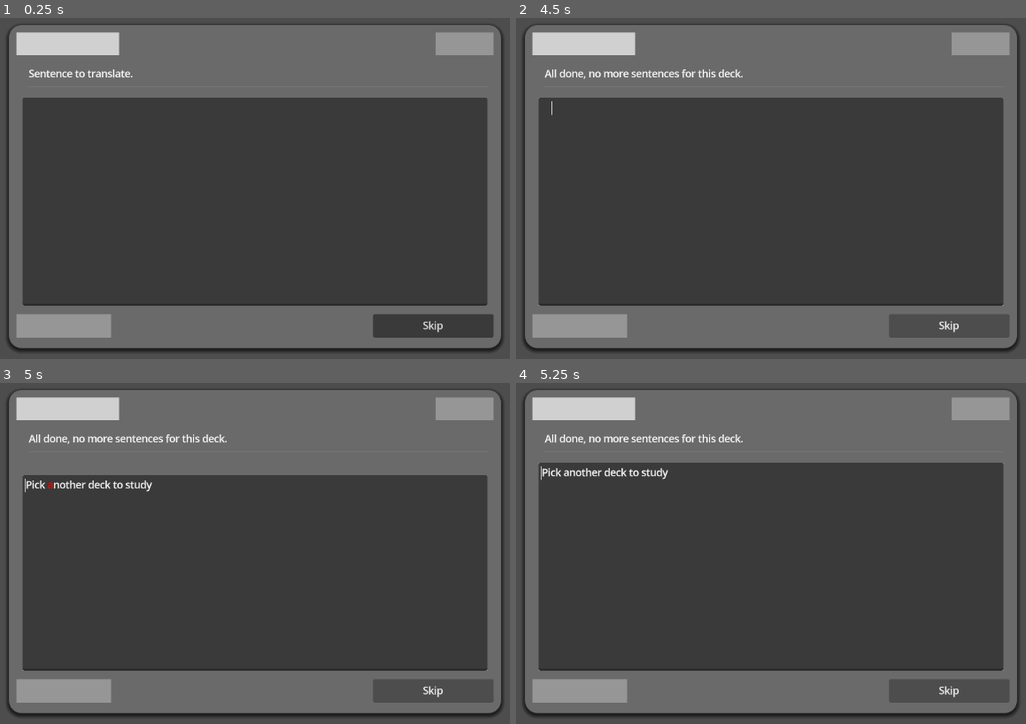
Above: before the commit, frames 1-4 (two rows, left to right).
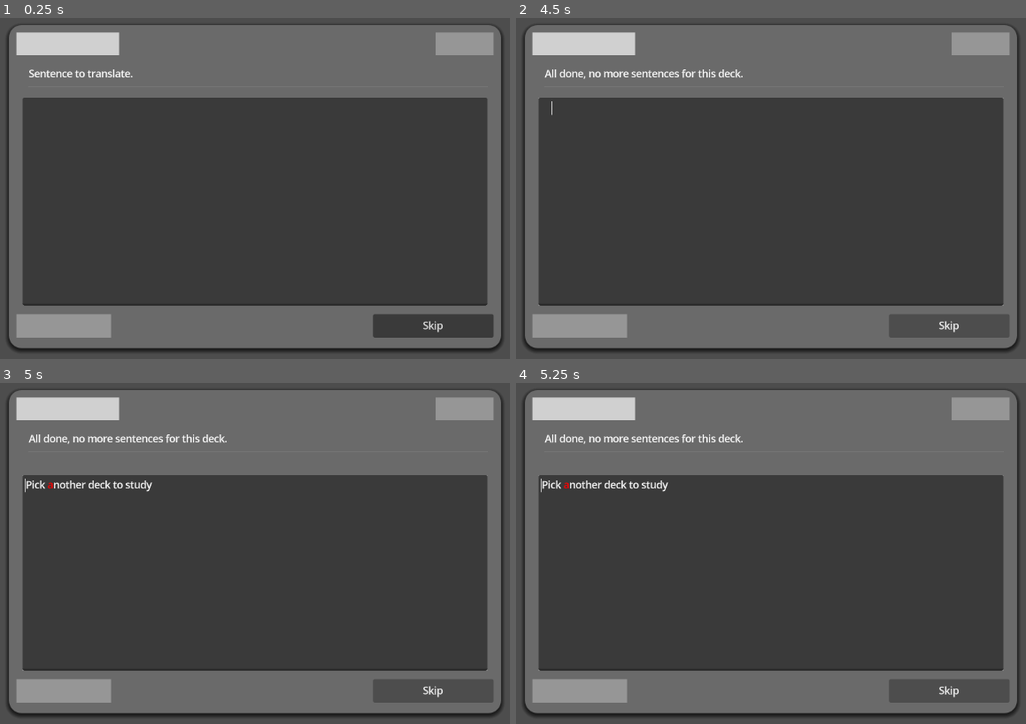
Above: after the commit, the same moments.

Repository: Zombeescott/Sentencevist
Game: Godot game, scene res://Scenes/translation_page.tscn
The game is run twice, just before and just after one commit, with the same random seed, the same clock (stepped at 60 frames per second) and the same inputs. This scene is started directly instead of the project's main scene.
Inputs (mouse positions are in pixels of both pictures, inside the frame that each line leads up to):
- Up to frame 1 (0.25 s): no input
- Up to frame 2 (4.5 s): click (771, 202) at 0.52 s; type "Alex" at 0.6 s; click "Skip" at 1.25 s; click "Skip" at 2 s; click "Skip" at 2.75 s; tap Enter (enter) at 3.5, 3.6 s; tap Tab (tab, bound only after the commit) at 3.8, 4.35 s; tap Space at 4.25 s
- Up to frame 3 (5 s): tap Enter (enter) at 4.55 s
- Up to frame 4 (5.25 s): tap Enter (enter) at 5, 5.1 s

Frames 1-3 are identical in both runs. In frame 4, 3.6% of the frame differs, in the area x 4-96%, y 23-33%.

Commit message:
bug fix with no mistake mode

Diff:
--- a/Scripts/Autoloads/global.gd
+++ b/Scripts/Autoloads/global.gd
@@ -5,7 +5,8 @@
 var user_progress: Array
 
 func _ready() -> void:
-	set_screen_size()
+	pass
+	#set_screen_size()
 
 
 # Set the screen size
--- a/Scripts/translation_page.gd
+++ b/Scripts/translation_page.gd
@@ -46,6 +46,11 @@
 		else:
 			answer_feedback(check_answer())
 
+	if Input.is_action_just_pressed("tab") and use_prev_ans:
+		if text_block.text == "":
+			await get_tree().process_frame
+			text_block.text = prev_ans_label.text
+
 	if event is InputEventKey and event.pressed:
 		if wrong_state or correct_state:
 			prevent_change()
@@ -70,7 +75,7 @@
 	if deck_method == 1 and !saved_words.has(current_native):
 		# Save for user to retry
 		saved_words.append(current_native)
-	if use_prev_ans:
+	if use_prev_ans and text_block.text != "":
 		prev_ans_label.text = text_block.text
 
 	return false
@@ -90,6 +95,9 @@
 
 
 func change_text_color(user_input: String, correct_text: String) -> String:
+	if user_input == "" and prev_ans_label.text != "":
+		# Let user check what was wrong again
+		user_input = prev_ans_label.text
 	var user_words = user_input.split(" ")
 	var correct_words = correct_text.split(" ")
 	var result = ""
@@ -122,7 +130,7 @@
 			result += "%s" % correct_letter
 		elif user_letter != "" and correct_letter == "":
 			# Extra letter
-			result += "[color=red]%s[/color]" % correct_letter
+			result += "[color=light_blue]%s[/color]" % user_letter
 		elif user_letter == correct_letter:
 			# Correct letter
 			result += "[color=lime_green]%s[/color]" % correct_letter
@@ -148,12 +156,13 @@
 		if retry_counter > 0 and more_sents:
 			# when counter hits zero, review words
 			retry_counter -= 1
-		else:
+
+		if retry_counter == 0 || !more_sents:
 			curr = saved_words.pop_front()
-			if saved_words.size() > 0:
+			if saved_words.size() <= 0:
 				retry_counter = RETRY_NUM
 
-	if retry_counter > 0 and more_sents: # Default method
+	if retry_counter != 0 and more_sents: # Default method
 		match deck_order:
 			0: # In order
 				curr = sentence_keys.pop_front()
--- a/project.godot
+++ b/project.godot
@@ -38,3 +38,8 @@
 "events": [Object(InputEventKey,"resource_local_to_scene":false,"resource_name":"","device":-1,"window_id":0,"alt_press …(195 unchanged characters)…
 ]
 }
+tab={
+"deadzone": 0.2,
+"events": [Object(InputEventKey,"resource_local_to_scene":false,"resource_name":"","device":-1,"window_id":0,"alt_pressed":false,"shift_pressed":false,"ctrl_pressed":false,"meta_pressed":false,"pressed":false,"keycode":0,"physical_keycode":4194306,"key_label":0,"unicode":0,"location":0,"echo":false,"script":null)
+]
+}
